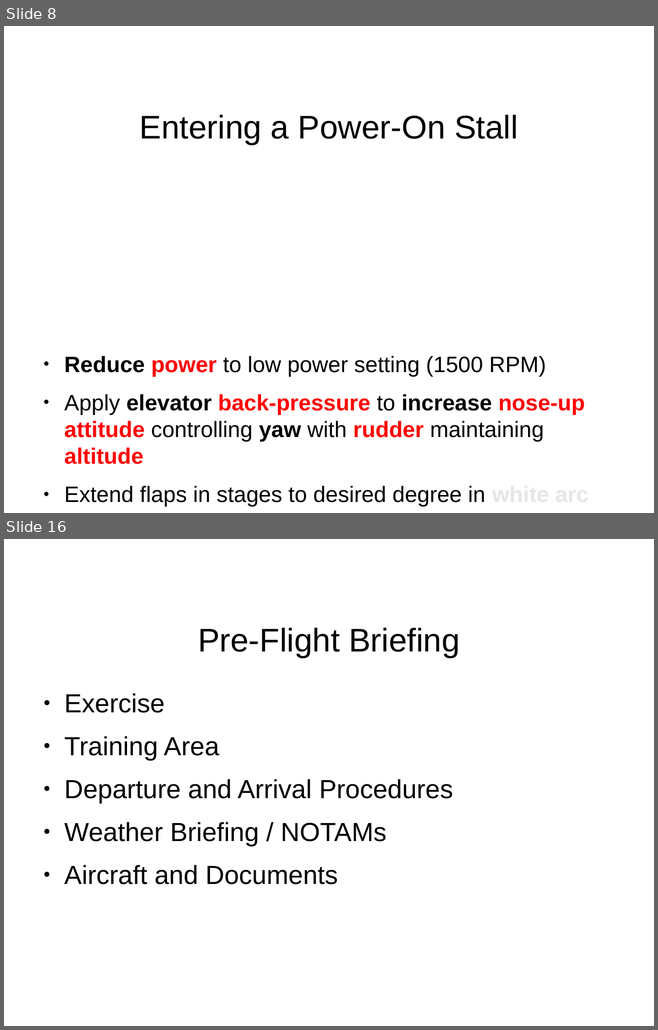
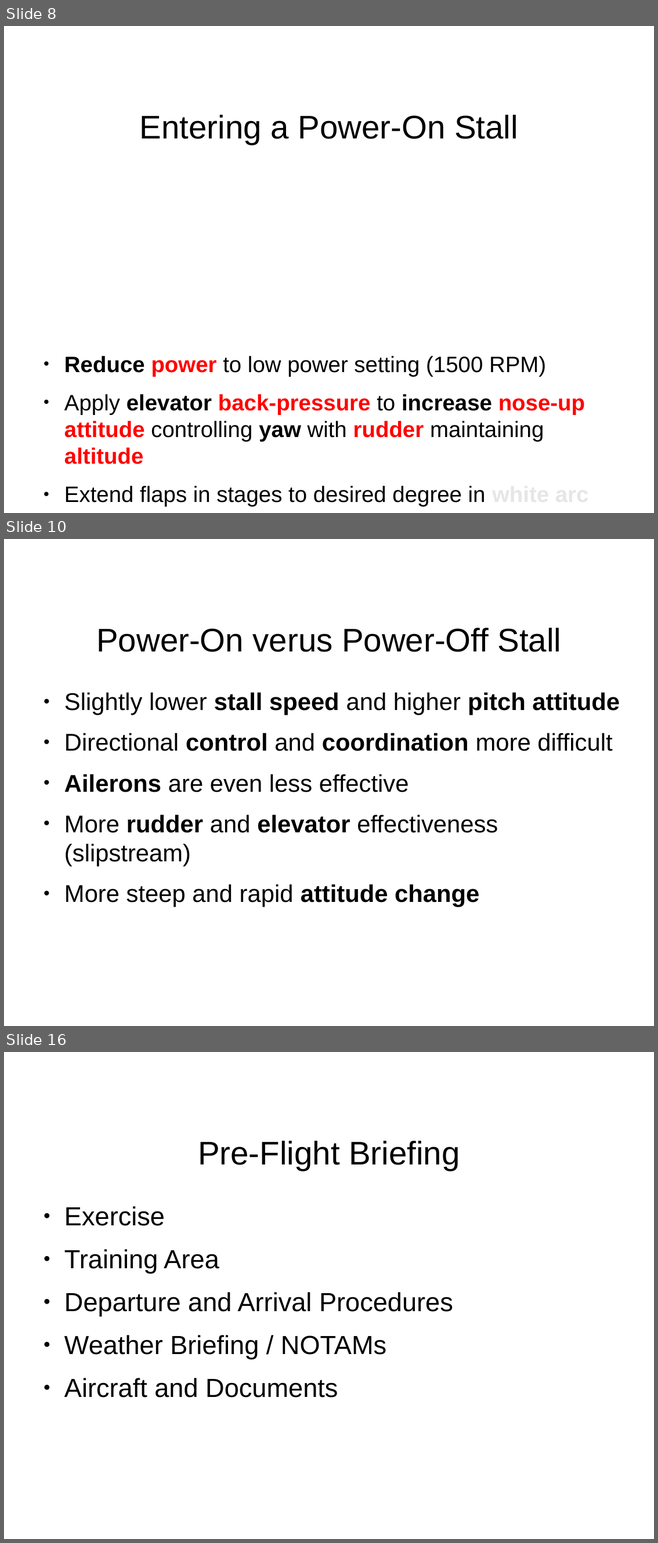
Before and after one commit to stephanheinemann/flight, a slide deck: FI/Stalls/Stalls.odp. Shown one above the other, each under a label of ours: slides 8 and 16 before the commit, slides 8, 10 and 16 after it; the slides between them are not shown. The pictures are 658x1030 and 658x1543 pixels, drawn with LibreOffice and Linux fonts; fonts in the diff are those of the drawing; background and template pictures are left out. Boxes give left, top, right and bottom in pixels: in the first picture for what was removed or moved away, otherwise in the second. Text is boxed around its words. In the diff, an @@ line names an element or a change of style, - is before the commit and + after.

Commit message:
extended stall presentation

```diff
--- a/FI/Stalls/Stalls.odp
+++ b/FI/Stalls/Stalls.odp
@@ slide 10 added at <box>4,539,654,1026</box>, background #FFFFFF @@
@@ title added at <box>96,628,561,652</box>, 40 pt, text #000000 @@
+Power-On verus Power-Off Stall
@@ text added at <box>64,692,619,907</box>, 29.6 pt, text #000000 @@
+● Slightly lower stall speed and higher pitch attitude
+● Directional control and coordination more difficult
+● Ailerons are even less effective
+● More rudder and elevator effectiveness (slipstream)
+● More steep and rapid attitude change
```
Also in this commit, not shown: 4 slides changed, 4 other slides added, 5 slides removed, 1 other file.
